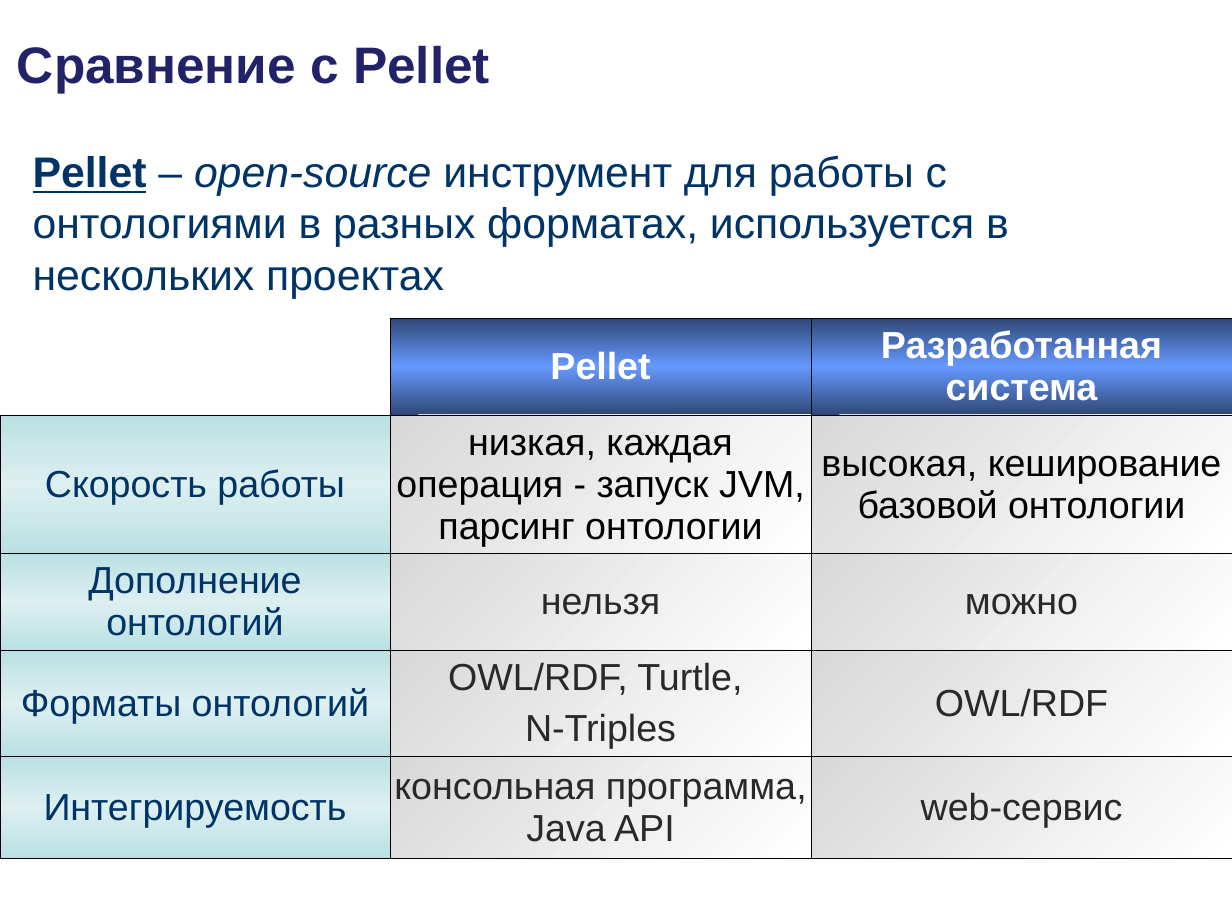
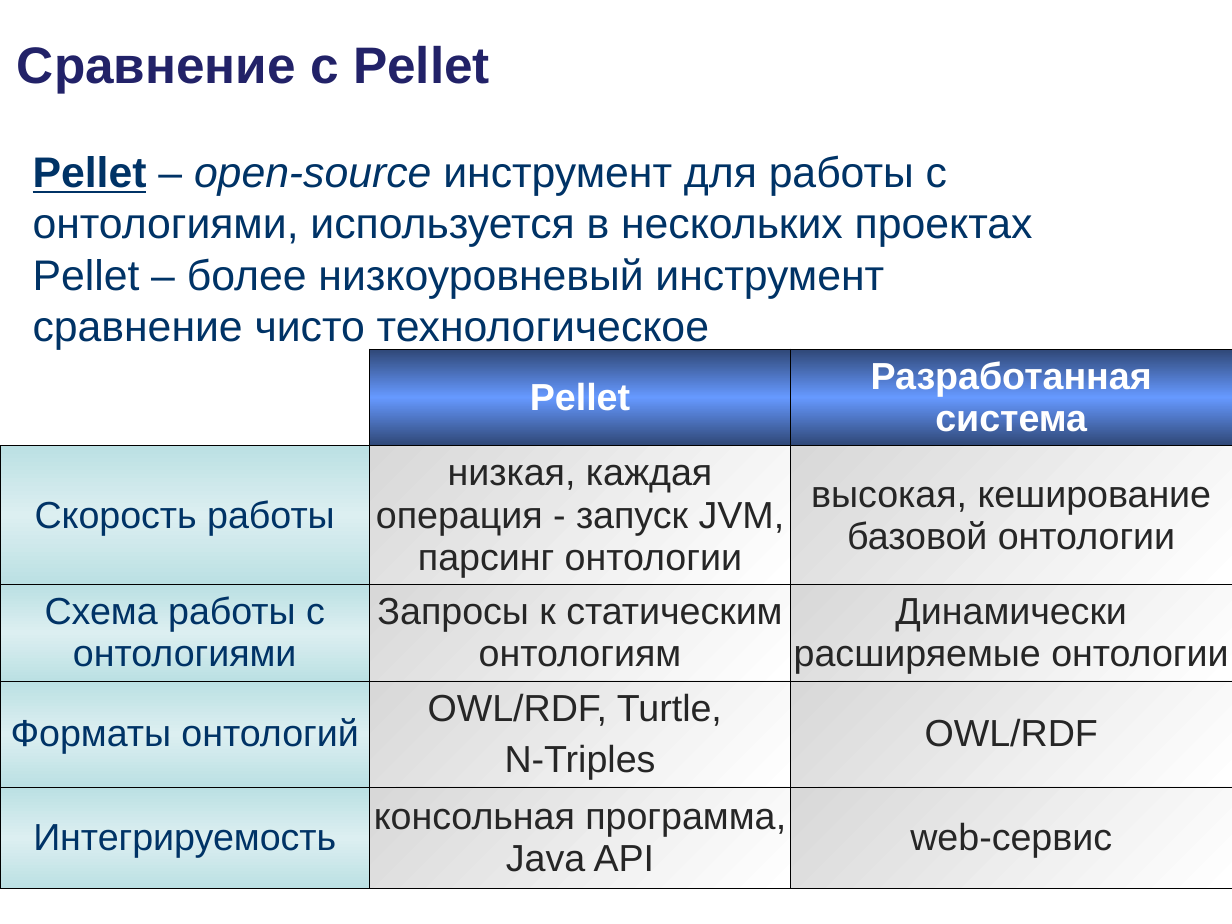
Before and after one commit to podtelkin/NII-NKT, a slide deck: slide 19 of master/master.ppt. Drawn at 1232x924 pixels with LibreOffice and Linux fonts; fonts in the diff are those of the drawing; background and template pictures are left out. Boxes give left, top, right and bottom in pixels: in the first picture for what was removed or moved away, otherwise in the second. Text is boxed around its words. In the diff, an @@ line names an element or a change of style, - is before the commit and + after.

```diff
--- a/master/master.ppt
+++ b/master/master.ppt
@@ text at (33,155,1033,350): text changed @@
-Pellet – open-source инструмент для работы с онтологиями в разных форматах, используется в нескольких проектах
+Pellet – open-source инструмент для работы с онтологиями, используется в нескольких проектах
+Pellet – более низкоуровневый инструмент
+сравнение чисто технологическое
@@ table at (0,349,1232,878) @@
-row 3: Дополнение онтологий | нельзя | можно
+row 3: Схема работы с онтологиями | Запросы к статическим онтологиям | Динамически расширяемые онтологии
@@ text colour #000000 to #262626 in "низкая, каждая операция - запуск JVM, парсинг ...", "высокая, кеширование базовой онтологии" @@
@@ text colour #292929 to #262626 in "OWL/RDF, Turtle,", "N-Triples", "OWL/RDF", "консольная программа, Java API" and 1 more places @@
@@ table: place and size @@
-table at (0,318,1232,848)
+table at (0,349,1232,878)
```
Also in this commit, not shown: 12 other slides changed, 1 slide added, 1 slide removed, 10 other files.
